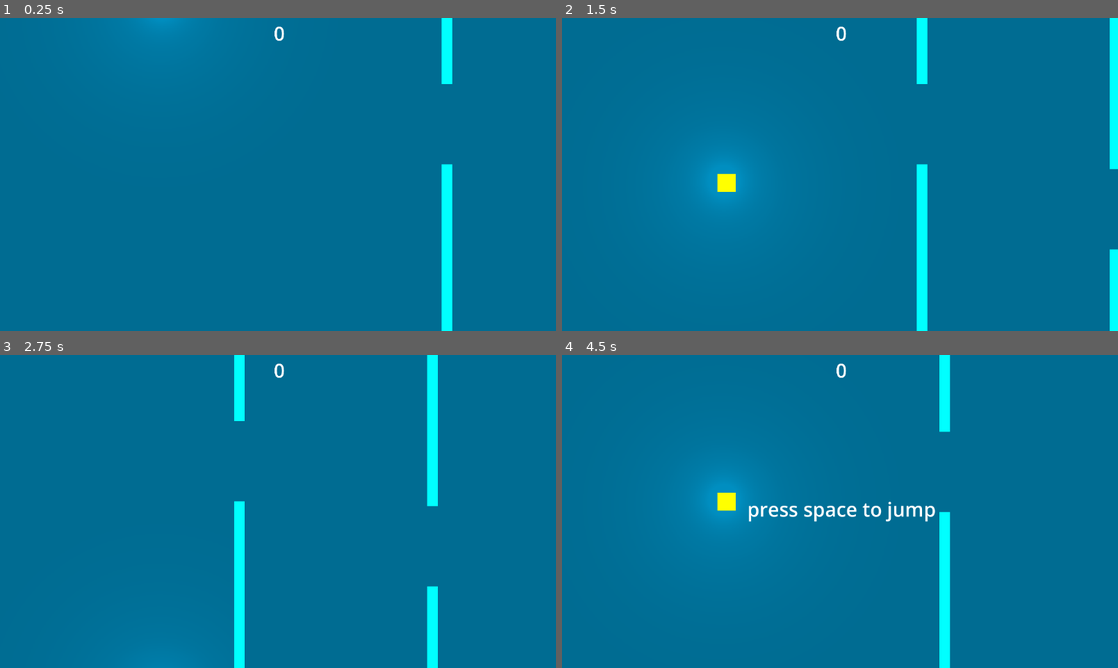
Above: before the commit, frames 1-4 (two rows, left to right).
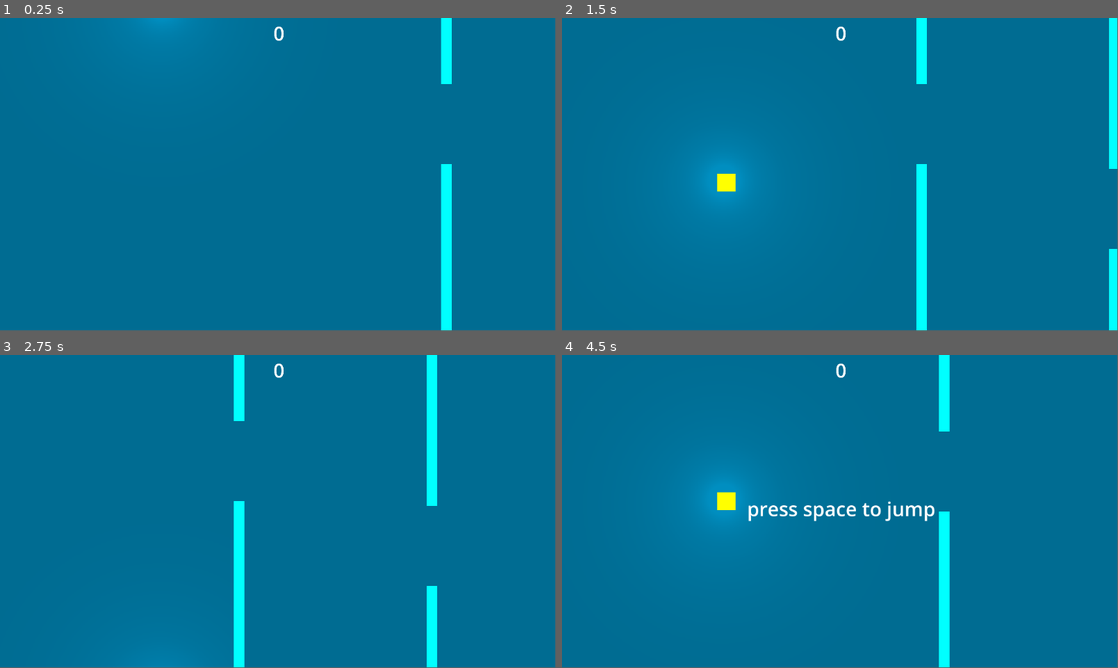
Above: after the commit, the same moments.

Repository: OdZarref/square-fall
Game: Godot game, scene res://scenes/world.tscn
The game is run twice, just before and just after one commit, with the same random seed, the same clock (stepped at 60 frames per second) and the same inputs.
Inputs:
- Up to frame 1 (0.25 s): no input
- Up to frame 2 (1.5 s): tap Enter (ui_accept) at 0.5, 0.77 s; tap Space at 1.25 s
- Up to frame 3 (2.75 s): tap Enter (ui_accept) at 1.52 s
- Up to frame 4 (4.5 s): tap Enter (ui_accept) at 3.02, 3.77 s
In our replay, the window is 800x450 before the commit and 799x449 after it. These sizes can differ from the game's own. Grey fills any space a smaller window leaves; there, only what the larger window draws over its background counts as a difference.

The runs differ from the first frame. In frame 1, 0.3% of the frame differs, in the area x 49-82%, y 0-100%; in frame 2, 0.4%; in frame 3, 0.4%; in frame 4, 0.8%, in the area x 27-70%, y 0-100%.

Commit message:
organizing dir

Diff:
--- a/icon.svg
+++ /dev/null
@@ -1 +0,0 @@
-<svg height="128" width="128" xmlns="http://www.w3.org/2000/svg"><rect x="2" y="2" width="124" height="124" rx="14" fill="#363d52" stroke="#212532" stroke-width="4"/><g transform="scale(.101) translate(122 122)"><g fill="#fff"><path d="M105 673v33q407 354 814 0v-33z"/><path fill="#478cbf" d="m105 673 152 14q12 1 15 14l4 67 132 10 8-61q2-11 15-15h162q13 4 15 15l8 61 132-10 4-67q3-13 15-14l152-14V427q30-39 56-81-35-59-83-108-43 20-82 47-40-37-88-64 7-51 8-102-59-28-123-42-26 43-46 89-49-7-98 0-20-46-46-89-64 14-123 42 1 51 8 102-48 27-88 64-39-27-82-47-48 49-83 108 26 42 56 81zm0 33v39c0 276 813 276 813 0v-39l-134 12-5 69q-2 10-14 13l-162 11q-12 0-16-11l-10-65H447l-10 65q-4 11-16 11l-162-11q-12-3-14-13l-5-69z"/><path d="M483 600c3 34 55 34 58 0v-86c-3-34-55-34-58 0z"/><circle cx="725" cy="526" r="90"/><circle cx="299" cy="526" r="90"/></g><g fill="#414042"><circle cx="307" cy="532" r="60"/><circle cx="717" cy="532" r="60"/></g></g></svg>
--- a/project.godot
+++ b/project.godot
@@ -10,15 +10,7 @@
 
 [application]
 
-config/name="square fall"
+config/name="Square-fall"
 run/main_scene="res://scenes/world.tscn"
 config/features=PackedStringArray("4.2", "Forward Plus")
 config/icon="res://icon.svg"
-
-[display]
-
-window/stretch/mode="viewport"
-
-[rendering]
-
-textures/vram_compression/import_etc2_astc=true
--- a/scenes/player.tscn
+++ b/scenes/player.tscn
@@ -1,7 +1,7 @@
 [gd_scene load_steps=4 format=3 uid="uid://bjcnwcxo0d4eq"]
 
 [ext_resource type="Script" path="res://scenes/player.gd" id="1_caf3w"]
-[ext_resource type="Texture2D" uid="uid://tkfki0nhn3iw" path="res://1.png" id="2_8hcpd"]
+[ext_resource type="Texture2D" uid="uid://1egxn5ymeiih" path="res://assets/1.png" id="2_aclbf"]
 
 [sub_resource type="RectangleShape2D" id="RectangleShape2D_i8edr"]
 size = Vector2(159, 160)
@@ -13,7 +13,7 @@
 modulate = Color(1, 0.733333, 0, 1)
 texture_filter = 1
 scale = Vector2(10, 10)
-texture = ExtResource("2_8hcpd")
+texture = ExtResource("2_aclbf")
 
 [node name="CollisionShape2D" type="CollisionShape2D" parent="."]
 position = Vector2(-0.5, 0)
--- a/scenes/walls.tscn
+++ b/scenes/walls.tscn
@@ -1,7 +1,7 @@
 [gd_scene load_steps=6 format=3 uid="uid://h1luerk4tf73"]
 
-[ext_resource type="Texture2D" uid="uid://tkfki0nhn3iw" path="res://1.png" id="1_0u4av"]
 [ext_resource type="Script" path="res://scenes/walls.gd" id="1_7gt2x"]
+[ext_resource type="Texture2D" uid="uid://1egxn5ymeiih" path="res://assets/1.png" id="2_f3elu"]
 
 [sub_resource type="RectangleShape2D" id="RectangleShape2D_wlau6"]
 size = Vector2(35.8487, 375.839)
@@ -25,7 +25,7 @@
 texture_filter = 1
 position = Vector2(53.957, -53.0512)
 scale = Vector2(2.21219, 23.4688)
-texture = ExtResource("1_0u4av")
+texture = ExtResource("2_f3elu")
 
 [node name="CollisionShape2D" type="CollisionShape2D" parent="UpperWall"]
 position = Vector2(53.1516, -52.9279)
@@ -45,7 +45,7 @@
 texture_filter = 1
 position = Vector2(49.8793, -11.8932)
 scale = Vector2(2.21219, 23.4688)
-texture = ExtResource("1_0u4av")
+texture = ExtResource("2_f3elu")
 
 [node name="CollisionShape2D" type="CollisionShape2D" parent="DownWall"]
 visible = false
--- a/scenes/world.tscn
+++ b/scenes/world.tscn
@@ -2,7 +2,7 @@
 
 [ext_resource type="Script" path="res://scenes/world.gd" id="1_dvt74"]
 [ext_resource type="PackedScene" uid="uid://bjcnwcxo0d4eq" path="res://scenes/player.tscn" id="1_ujjgw"]
-[ext_resource type="Texture2D" uid="uid://cyl6uxovguhix" path="res://light.png" id="3_lxdcm"]
+[ext_resource type="Texture2D" uid="uid://cn1dvqljcdbxb" path="res://assets/light.png" id="3_x0hkj"]
 
 [sub_resource type="RectangleShape2D" id="RectangleShape2D_m3le2"]
 size = Vector2(160.112, 159.042)
@@ -65,7 +65,7 @@
 position = Vector2(-38.5106, 34.2316)
 scale = Vector2(4, 4)
 shadow_enabled = true
-texture = ExtResource("3_lxdcm")
+texture = ExtResource("3_x0hkj")
 
 [node name="DirectionalLight2D" type="DirectionalLight2D" parent="Player"]
 
Renamed: 1.png -> assets/1.png
Not shown, changed: assets/1.png.import
Renamed: light.png -> assets/light.png
Not shown, changed: assets/light.png.import
Not shown, removed: export_presets.cfg
Not shown, removed: icon.svg.import
Not shown, removed: .gitattributes
Not shown, removed: square fall.pck
